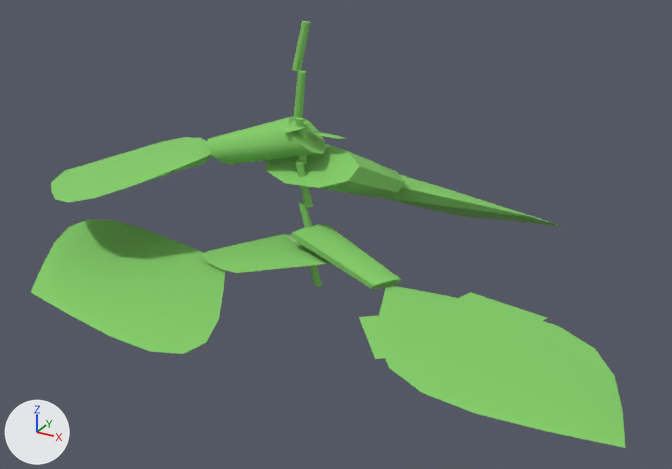
The glTF model web-forest/public/model/species/hedera-colchica.glb: old version first, new version second.
Rendered twice from a 50 mm camera at (1.117, -2.018, 1.126) aimed at (0.046, -0.071, 0.153). The axes (+X, +Y, +Z) are drawn at lower left. The lights are the same throughout. The picture after the commit comes second. Vertices at exactly the same position are counted once.

Names of what the first picture shows: 'p0', 'p1', 'p2', 'p3', 'p5', 'p7', 'runner'.
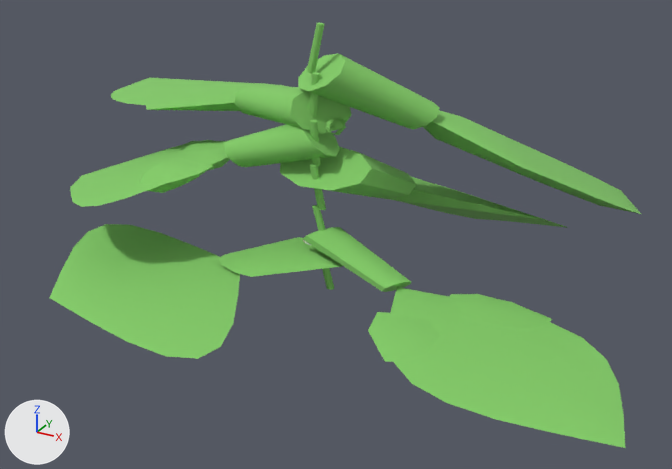
ob_body is not drawn itself; it is the parent of ob_runner, ob_p0, ob_p1, ob_p2, ob_p3, ob_p5, ob_p6, ob_p7.

Changed parts and their boxes [x1, y1, x2, y2] in the pictures (672 x 469 px; the box of a moved part takes in the faces that stretch with it):
'p1', reshaped, moved, rescaled: before [289, 225, 625, 448]; after [303, 227, 625, 448]
'p0', moved, rescaled: before [31, 220, 330, 354]; after [50, 224, 342, 359]
'p3', moved, rescaled: before [51, 116, 327, 203]; after [70, 124, 340, 207]
'p5', reshaped, moved, rescaled: before [310, 132, 346, 139]; after [298, 54, 641, 214]
'p2', moved, rescaled: before [265, 144, 561, 226]; after [280, 147, 567, 228]
'p6', reshaped, moved, rescaled (not visible before): after [111, 78, 352, 134]
'runner', moved, rescaled: before [289, 21, 322, 286]; after [303, 23, 334, 290]
'p7', moved, rescaled: before [283, 119, 308, 133]; after [325, 118, 346, 135]
part 1 of me_mesh_2, moved or reshaped: before [359, 285, 625, 441]; after [368, 287, 625, 441]

What the commit changed:
me_mesh_2 is used by ob_p1; parent ob_body; location (0.0, 0.0, 0.252); rotation (0.0433, 0.0, 0.0), in degrees (2.5, 0, 0).
me_mesh_2 had 56 vertices, 100 faces and spanned x -0.03..0.677, y -0.446..0.047, z -0.252..0.001.
me_mesh_2 now has 72 vertices, 132 faces and spans x -0.03..0.677, y -0.449..0.047, z -0.252..0.001.
Part 1, on me_mesh_2:
28 vertices are removed from x 0.202..0.653, y -0.446..-0.027, z -0.248..-0.103.
64 faces are deleted.
44 vertices are added at x 0.205..0.656, y -0.449..0.0, z -0.25..-0.101.
96 new faces join them.
me_mesh_5 is used by ob_p5; parent ob_body; location (0.0, 0.0, 0.606); rotation (0.0, -0.00371, 0.0), in degrees (0, -0.2, 0).
me_mesh_5 had 10 vertices, 16 faces and spanned x 0.0..0.0644, y 0.0..0.057, z -0.0266..0.0.
me_mesh_5 now has 49 vertices, 92 faces and spans x -0.0599..0.57, y -0.0634..0.5236, z -0.5318..0.0601.
Part 2, on me_mesh_5:
9 vertices are removed from x 0.0082..0.0644, y 0.004..0.057, z -0.0266..-0.0052.
16 faces are deleted.
48 vertices are added at x -0.0599..0.57, y -0.0634..0.5236, z -0.5318..0.0601.
92 new faces join them.
me_mesh_6 is used by ob_p6; parent ob_body; location (0.0, 0.0, 0.629); rotation (0.0465, 0.0, 0.0), in degrees (2.7, 0, 0).
me_mesh_6 had 10 vertices, 16 faces and spanned x -0.0736..0.0, y -0.0024..0.0468, z -0.0266..0.0.
me_mesh_6 now has 49 vertices, 92 faces and spans x -0.6966..0.0443, y -0.0679..0.4887, z -0.2288..0.0756.
Part 3, on me_mesh_6:
9 vertices are removed from x -0.0736..-0.0142, y -0.0024..0.0468, z -0.0266..-0.0052.
16 faces are deleted.
48 vertices are added at x -0.6966..0.0443, y -0.0679..0.4887, z -0.2288..0.0756.
92 new faces join them.
Object 'body' (ob_body) moves from (-0.027, -0.0861, 0.0) to (0.0128, -0.0861, 0.0).
Object 'body' (ob_body) is rescaled from (1.35, 0.881, 0.7) to (1.29, 0.881, 0.7).
Object 'p5' (ob_p5) moves from (0.0, 0.0, 0.606) to (0.0, 0.0, 0.829).
Object 'p6' (ob_p6) moves from (0.0, 0.0, 0.629) to (0.0, 0.0, 0.692).
Object 'p7' (ob_p7) moves from (0.0, 0.0, 0.652) to (0.0, 0.0, 0.639).
